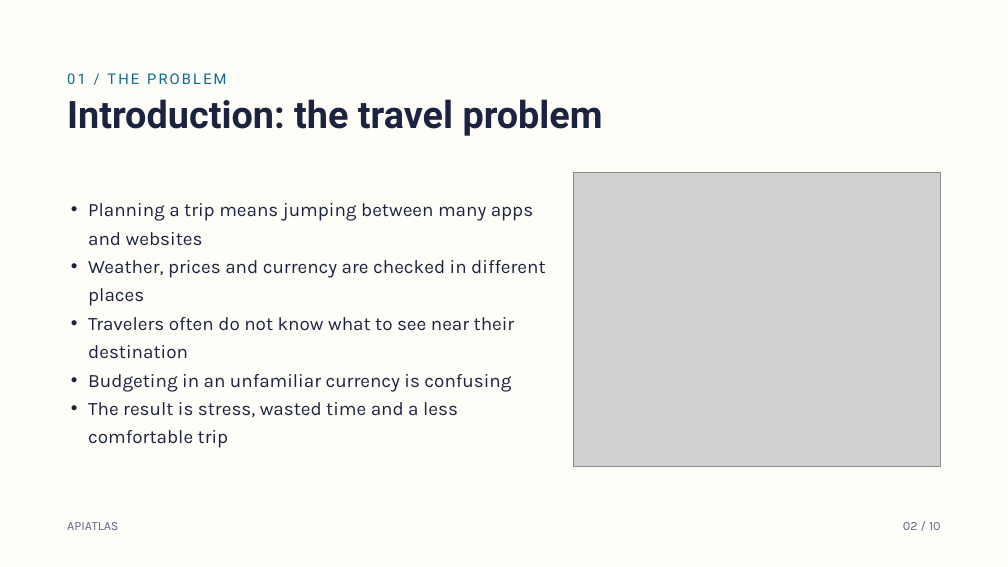
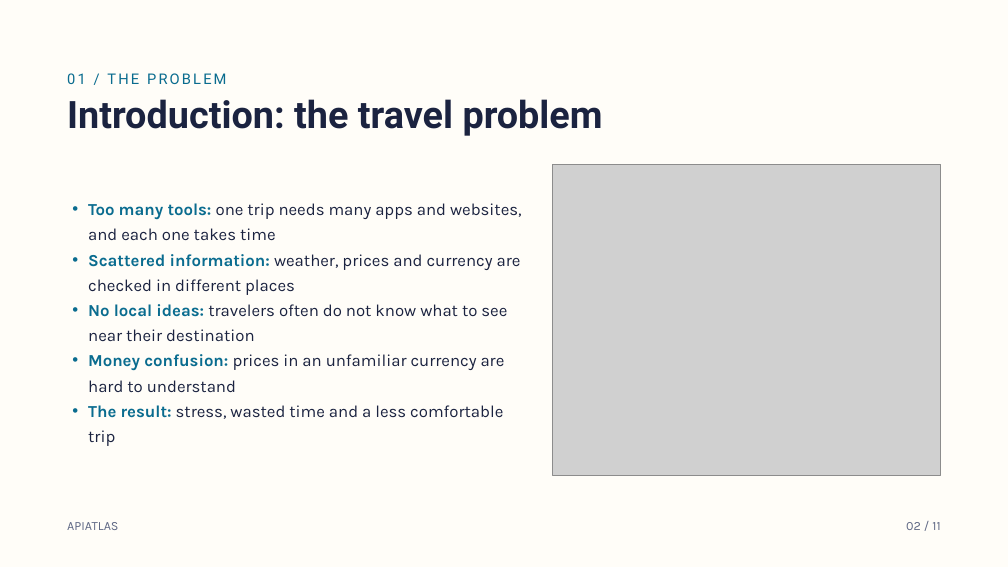
Before and after one commit to ahmad02072006/web-programming-class, a slide deck: slide 2 of Project Submission/APIATLAS Project Presentation.pptx. Drawn at 1008x567 pixels with LibreOffice and Linux fonts; fonts in the diff are those of the drawing; grey boxes stand for pictures; background and template pictures are left out. Boxes give left, top, right and bottom in pixels: in the first picture for what was removed or moved away, otherwise in the second. Text is boxed around its words. In the diff, an @@ line names an element or a change of style, - is before the commit and + after.

Commit message:
Add presentation video and update PowerPoint download links; enhance project page layout

```diff
--- a/Project Submission/APIATLAS Project Presentation.pptx
+++ b/Project Submission/APIATLAS Project Presentation.pptx
@@ picture: place and size @@
-picture at (573, 173, 941, 467)
+picture at (553, 164, 941, 475)
@@ text at (88, 203, 522, 446): text changed; size 18 to 16 pt @@
-• Planning a trip means jumping between many apps and websites
-• Weather, prices and currency are checked in different places
-• Travelers often do not know what to see near their destination
-• Budgeting in an unfamiliar currency is confusing
-• The result is stress, wasted time and a less comfortable trip
+• Too many tools: one trip needs many apps and websites, and each one takes time
+• Scattered information: weather, prices and currency are checked in different places
+• No local ideas: travelers often do not know what to see near their destination
+• Money confusion: prices in an unfamiliar currency are hard to understand
+• The result: stress, wasted time and a less comfortable trip
@@ text at (906, 522, 940, 530): text changed @@
-02 / 10
+02 / 11
```
Also in this commit, not shown: 8 other slides changed, 1 slide added, 6 other files.
